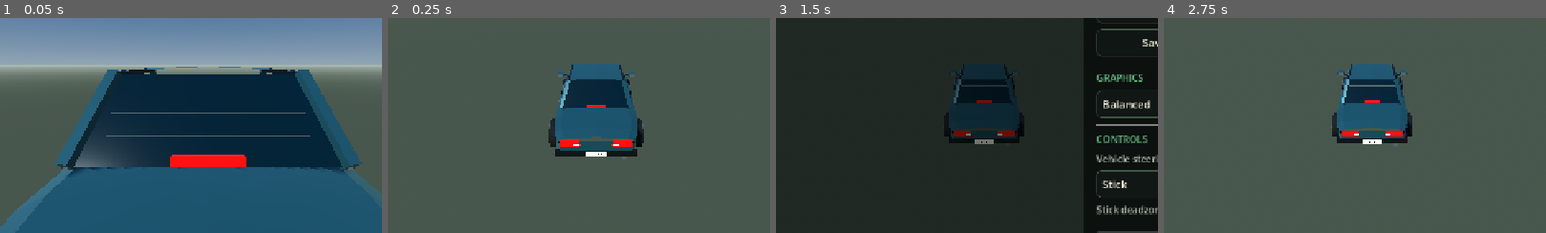
Above: before the commit, frames 1-4 (left to right).
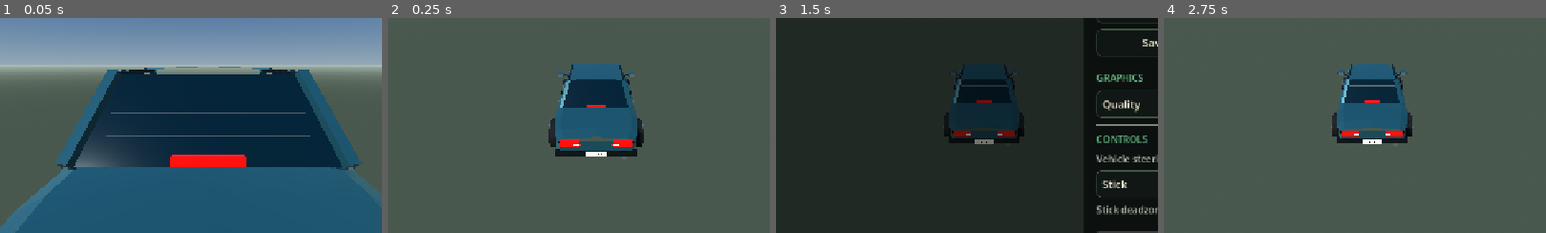
Above: after the commit, the same moments.

Repository: rell28194-rgb/yardman
Game: Godot game, scene res://main.tscn
Same seed, same stepped clock (60 frames per second), same inputs: the game is played once before the commit and once after it.
Inputs (mouse positions are % of the whole screen's width and height, from its top left):
- Up to frame 1 (0.05 s): no input
- Up to frame 2 (0.25 s): no input
- Up to frame 3 (1.5 s): tap Enter at 0.5 s; move the mouse to (72, 45) at 0.52 s; hold Right (ui_right) 0.53-1.25 s; tap E at 0.6 s; click (72, 45) at 0.67 s; tap Space at 0.77 s; click "≡" at 1.25 s
- Up to frame 4 (2.75 s): click "×" at 2 s
The pictures show only the part of the screen within x 23-73%, y 38-88%; the shares and areas given below are measured in that part.

The runs differ from the first frame. In frame 1, 0.2% of the frame differs, in the area x 17-92%, y 69-74%; in frame 2, less than 0.1%; in frame 3, 0.4%, in the area x 85-98%, y 38-44%; in frame 4, less than 0.1%.

Commit message:
visuals: enable map quality bootstrap

Diff:
--- a/godot/project.godot
+++ b/godot/project.godot
@@ -8,6 +8,9 @@
 config/icon="res://icon.svg"
 run/main_scene="res://main.tscn"
 config/features=PackedStringArray("4.7", "GL Compatibility")
+
+[autoload]
+MapQualityBootstrap="*res://scripts/map_quality_bootstrap.gd"
 
 [display]
 window/size/viewport_width=1280
